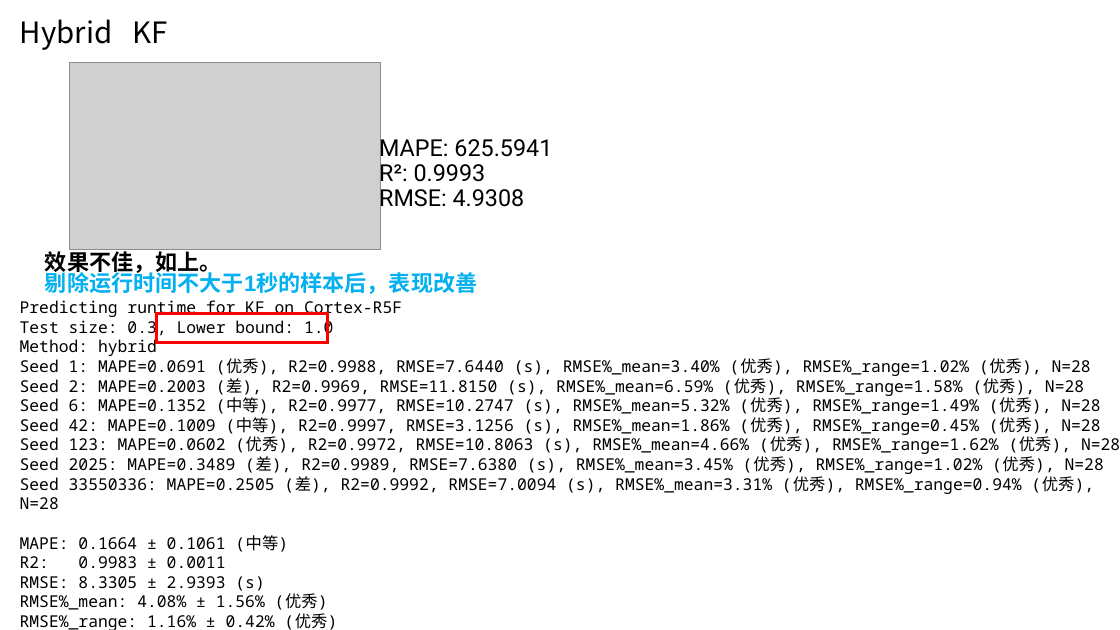
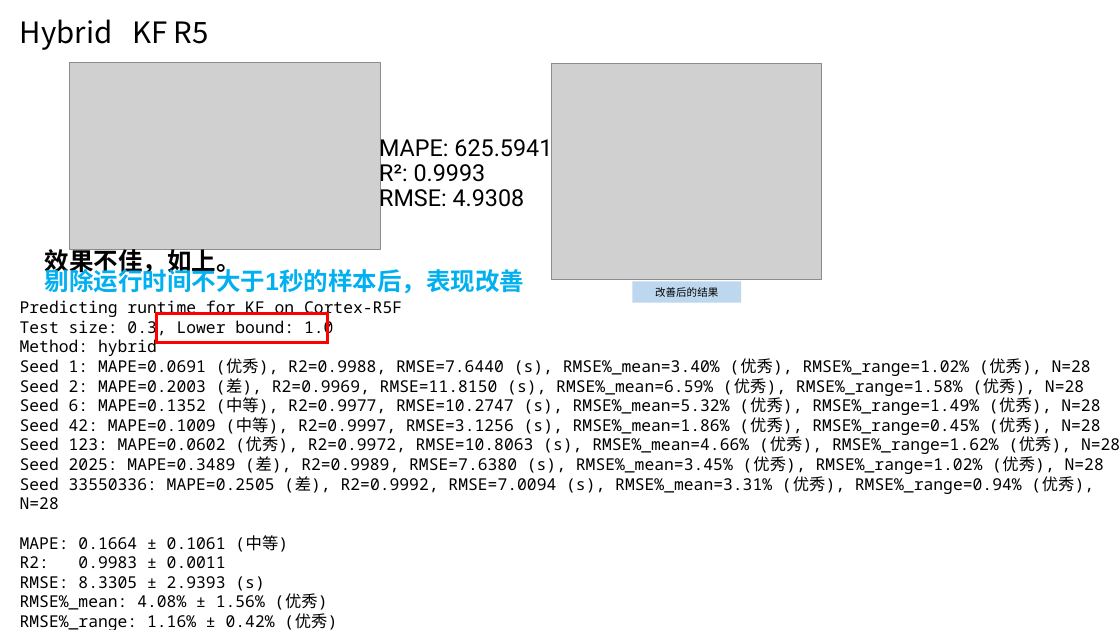
Before and after one commit to AE-26710/Time-Prediction, a slide deck: slide 15 of 20251106-同平台runtime预测-金.pptx (slide 25 before the commit). Drawn at 1120x630 pixels with LibreOffice and Linux fonts; fonts in the diff are those of the drawing; grey boxes stand for pictures. Boxes give left, top, right and bottom in pixels: in the first picture for what was removed or moved away, otherwise in the second. Text is boxed around its words. In the diff, an @@ line names an element or a change of style, - is before the commit and + after.

```diff
--- a/20251106-同平台runtime预测-金.pptx
+++ b/20251106-同平台runtime预测-金.pptx
@@ title at <box>20,19,209,50</box>: text changed @@
-Hybrid KF
+Hybrid KF R5
@@ picture added at <box>552,63,823,280</box> @@
@@ text "效果不佳，如上。" at <box>45,245,524,293</box>: size 18.9 to 21 pt; line spacing 0.8 to 0.7 @@
@@ rectangle added at <box>633,281,741,302</box>, fill #BDD7EE, 9 pt, text #000000 @@
+改善后的结果
```
Also in this commit, not shown: 6 other slides changed, 13 slides removed, 11 other files.
